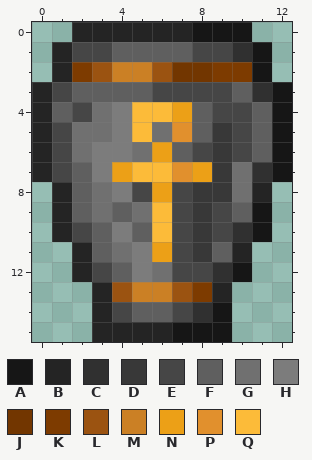
Pixel-art sprite, stored at Necrotis/Items/FilledCanopicJarItem.png. Above: the version before the commit.
The file is 26x32 pixels, drawn in blocks of 2x2; one block is one cell here. Colours within 5 levels of each other are drawn and written as one.
Palette (. is transparent): A #161616  B #242424  C #303030  D #383838  E #464646  F #5f5f5f  G #707070  H #7c7c7c  J #723600  K #7d3b00  L #9b5311  M #cb8025  N #eca017  P #e1902d  Q #fcbb39
After:
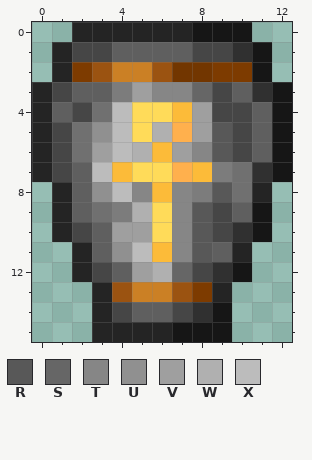
Colours new in this view: R #585858  S #666666  T #868686  U #909090  V #9f9f9f  W #b0b0b0  X #bcbcbc
Difference:
@@ palette @@
-N #eca017
+N #fcbb39
-P #e1902d
+P #ffb04d
-Q #fcbb39
+Q #ffdb59
@@ x 0..12 @@
  2 .BKLMMLJJKKA.
- 3 BEFFFFEEEEFCA
- 4 BFEGHQQNFEEFA
- 5 BEGGHQGPFDEFA
- 6 BEGHHGNFEDEFA
- 7 BEFHNQQPNDGCA
- 8 .BFGHENEDDGB.
- 9 .BFGFGQEDEFA.
-10 .BEFHFQEDECA.
-11 ..BFGHNEDFB..
-12 ..BEFHGEECA..
+ 3 BEFFHVTTSEFCA
+ 4 BFEGXQQNVEEFA
+ 5 BEGUXQWPVREFA
+ 6 BEGVXWNVTREFA
+ 7 BEFXNQQPNHGCA
+ 8 .BFUXTNTHRGB.
+ 9 .BFGHWQTREFA.
+10 .BEFVVQTRECA.
+11 ..BFUXNTRFB..
+12 ..BEFVWSECA..
 13 ...BLMMLKB...
